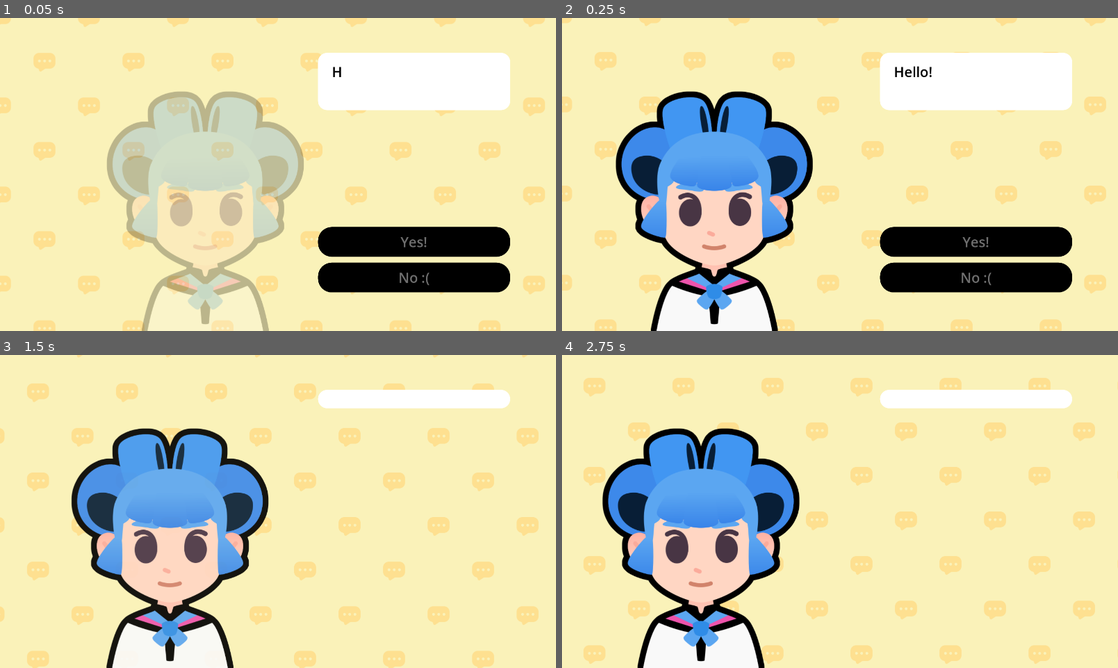
Above: before the commit, frames 1-4 (two rows, left to right).
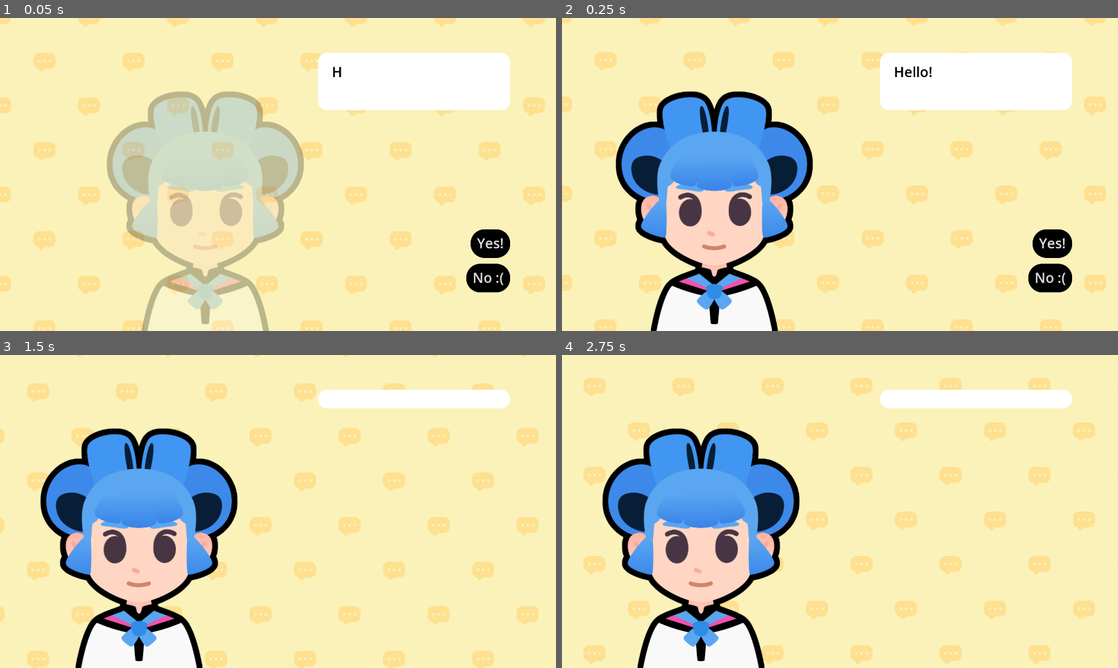
Above: after the commit, the same moments.

Repository: xern0/M8-Starting-a-Dialogue
Game: Godot game, scene res://lessons/dialogue.tscn
Two runs of this game, one before a commit and one after it. Both use one fixed random seed, a clock stepped at 60 frames per second and the inputs below. The project has no main scene, so this scene is started directly. Sound files missing from this copy of the repository are replaced by a short silence.
Inputs (mouse positions are in pixels of both pictures, inside the frame that each line leads up to):
- Up to frame 1 (0.05 s): no input
- Up to frame 2 (0.25 s): no input
- Up to frame 3 (1.5 s): click (489, 580) at 0.5 s, where only the run after the commit has a clickable "Yes!"; click (411, 580) at 1.25 s, where only the run before the commit has a clickable "Yes!"
- Up to frame 4 (2.75 s): tap Enter at 2 s; move the mouse to (962, 495) at 2.02 s; tap Z at 2.1 s; click (962, 495) at 2.17 s; tap Space at 2.27 s

The runs differ from the first frame. In frame 1, 5.6% of the frame differs, in the area x 57-92%, y 66-88%; in frame 2, 5.6%; in frame 3, 17%, in the area x 7-49%, y 23-100%; in frame 4, nothing differs.

Commit message:
Lesson 7 Finished

Diff:
--- a/M08.start_a_dialog_workbook/lessons/dialogue.gd
+++ b/M08.start_a_dialog_workbook/lessons/dialogue.gd
@@ -1,6 +1,10 @@
+@tool
+@icon("res://assets/dialogue_scene_icon.svg")
 extends Control
 
-@export var dialogue_items: Array[DialogueItem] = []
+## An array of dialogue items
+@export var dialogue_items: Array[DialogueItem] = []:
+	set = set_dialogue_items
 
 ## UI element that shows the texts
 @onready var rich_text_label: RichTextLabel = %RichTextLabel
@@ -13,10 +17,10 @@
 ## The container for buttons
 @onready var action_buttons_v_box_container: VBoxContainer = %ActionButtonsVBoxContainer
 
-
 func _ready() -> void:
+	if Engine.is_editor_hint():
+		return
 	show_text(0)
-
 
 ## Draws the selected text
 ## [param current_item_index] Displays the currently selected index from the dialogue array
@@ -50,32 +54,24 @@
 	audio_stream_player.play(sound_start_position)
 	# We make sure the sound stops when the text finishes displaying
 	tween.finished.connect(audio_stream_player.stop)
-
-	# We animate the character sliding in.
 	slide_in()
-	# We disable all buttons until the tween completes
-	for button: Button in action_buttons_v_box_container.get_children():
-		button.disabled = true
-	tween.finished.connect( func() -> void:
-		for button: Button in action_buttons_v_box_container.get_children():
-			button.disabled = false
-	)
 
 
 ## Adds buttons to the buttons container
-## [param choices_data] An array of [DialogChoice]
-func create_buttons(choices_data: Array[DialogueChoice]) -> void:
+## [param buttons_data] An array of [DialogChoice]
+func create_buttons(buttons_data: Array[DialogueChoice]) -> void:
 	for button in action_buttons_v_box_container.get_children():
 		button.queue_free()
-	for choice in choices_data:
+	for choice in buttons_data:
 		var button := Button.new()
+		button.size_flags_horizontal = Control.SIZE_SHRINK_END
 		action_buttons_v_box_container.add_child(button)
 		button.text = choice.text
-		if choice.is_quit == true:
+		if choice.is_quit:
 			button.pressed.connect(get_tree().quit)
 		else:
-			var target_line_idx := choice.target_line_idx
-			button.pressed.connect(show_text.bind(target_line_idx))
+			var target_line_id := choice.target_line_idx
+			button.pressed.connect(show_text.bind(target_line_id))
 
 ## Animates the character when they start talking
 func slide_in() -> void:
@@ -85,3 +81,17 @@
 	slide_tween.tween_property(body, "position:x", 0, 0.3)
 	body.modulate.a = 0
 	slide_tween.parallel().tween_property(body, "modulate:a", 1, 0.2)
+
+func _get_configuration_warnings() -> PackedStringArray:
+	if dialogue_items.is_empty():
+		return ["You need at least one dialogue item for the dialogue system to work."]
+	return []
+
+## Setter for the [param dialogue_items] property. Ensures the dialogue items array
+## never has an empty element.
+func set_dialogue_items(new_dialog_items: Array[DialogueItem]) -> void:
+	for index in new_dialog_items.size():
+		if new_dialog_items[index] == null:
+			new_dialog_items[index] = DialogueItem.new()
+	dialogue_items = new_dialog_items
+	update_configuration_warnings()
--- a/M08.start_a_dialog_workbook/lessons/dialogue_choice.gd
+++ b/M08.start_a_dialog_workbook/lessons/dialogue_choice.gd
@@ -1,5 +1,10 @@
+@icon("res://assets/dialogue_choice_icon.svg")
 class_name DialogueChoice extends Resource
-
+## The choice button text. Can only use plain text (no BBCode)
 @export var text := ""
+## The target item to jump to next. This is the index of the dialogue item the
+## choice leads to. It is ignored if [member is_quit] is set to [code]true[/code].
 @export_range(0, 20) var target_line_idx := 0
+## If set to [code]true[/code], this choice quits the dialogue and the
+## [code]target_line_idx[/code] is ignored.
 @export var is_quit := false
--- a/M08.start_a_dialog_workbook/lessons/dialogue_item.gd
+++ b/M08.start_a_dialog_workbook/lessons/dialogue_item.gd
@@ -1,3 +1,15 @@
+@tool
+@icon("res://assets/dialogue_item_icon.svg")
 class_name DialogueItem extends SlideShowEntry
 
-@export var choices: Array[DialogueChoice] = []
+@export_group("Choices")
+## An array of choices. Each choice will become a button in the interface
+@export var choices: Array[DialogueChoice] = []: set = set_choices
+
+## Setter for the [param choices] property. Ensures the choices array never has
+## an empty element.
+func set_choices(new_choices: Array[DialogueChoice]) -> void:
+	for index in new_choices.size():
+		if new_choices[index] == null:
+			new_choices[index] = DialogueChoice.new()
+	choices = new_choices
--- a/M08.start_a_dialog_workbook/lessons/slideshow_entry.gd
+++ b/M08.start_a_dialog_workbook/lessons/slideshow_entry.gd
@@ -1,5 +1,11 @@
 class_name SlideShowEntry extends Resource
 
+@export_group("Images")
+## Represents the character's expression for this dialogue bubble
 @export var expression := preload("res://assets/emotion_regular.png")
+## Represents the character's body for this dialogue bubble
 @export var character := preload("res://assets/sophia.png")
+
+@export_group("Text")
+## The text of this dialogue bubble
 @export_multiline var text := ""
